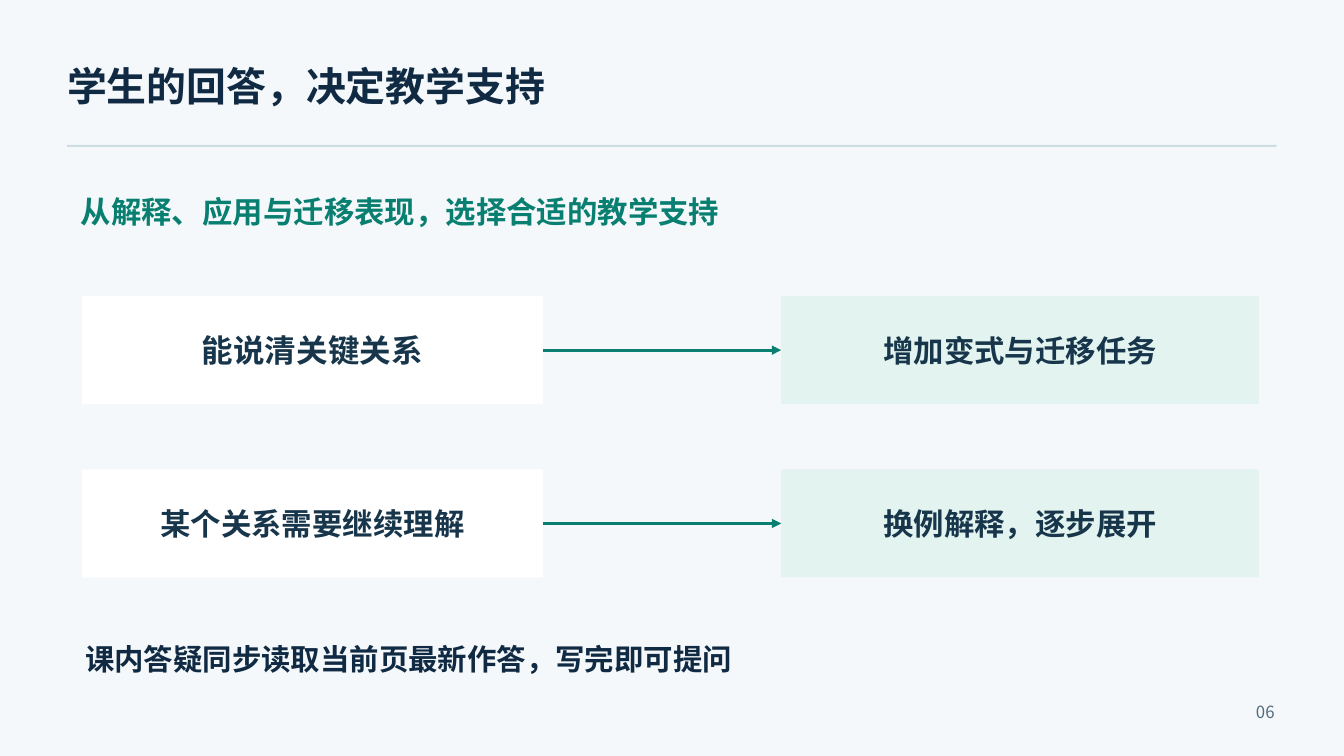
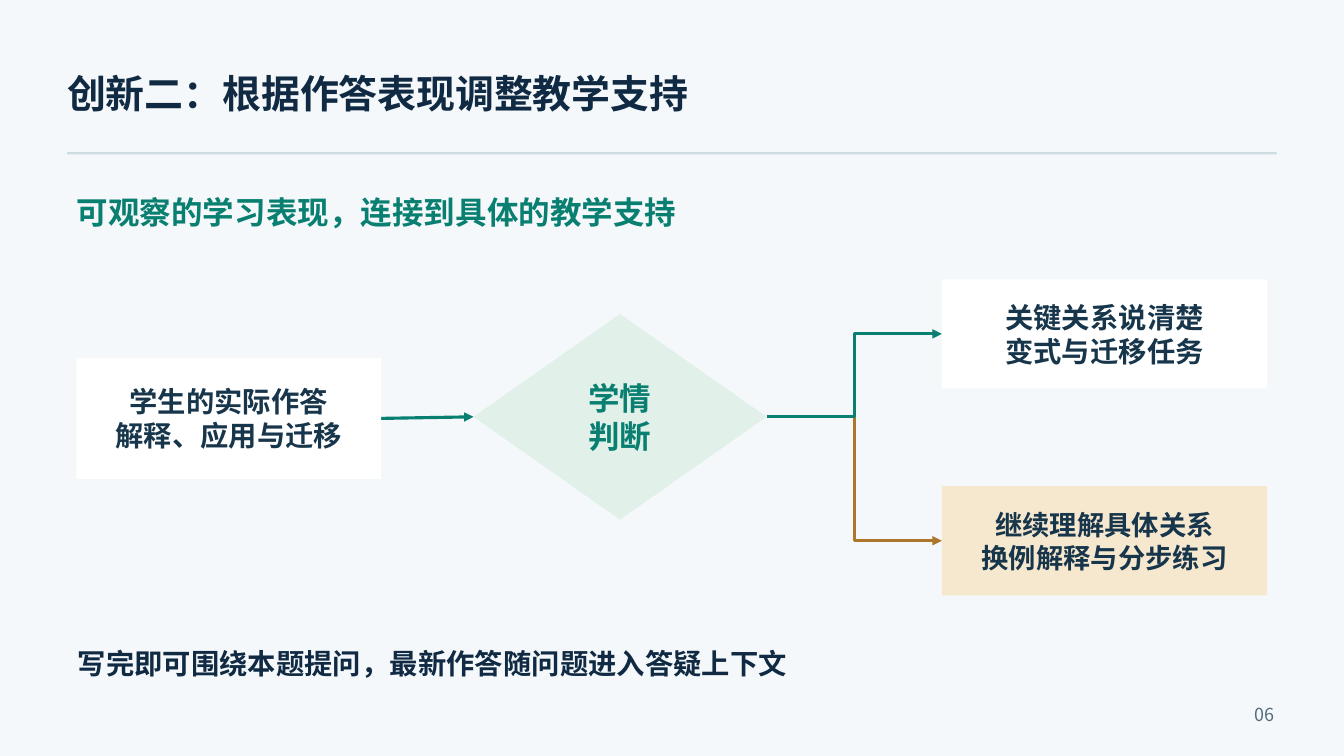
Before and after one commit to RoamerFly/teach-pro-skill, a slide deck: slide 6 of example/competition-materials/final-roadshow/学途智伴决赛路演_8分钟.pptx. Drawn at 1344x756 pixels with LibreOffice and Linux fonts; fonts in the diff are those of the drawing. Boxes give left, top, right and bottom in pixels: in the first picture for what was removed or moved away, otherwise in the second. Text is boxed around its words. In the diff, an @@ line names an element or a change of style, - is before the commit and + after.

```diff
--- a/example/competition-materials/final-roadshow/学途智伴决赛路演_8分钟.pptx
+++ b/example/competition-materials/final-roadshow/学途智伴决赛路演_8分钟.pptx
@@ text at bbox=[67, 74, 688, 112]: text changed; size 28.5 to 27.8 pt @@
-学生的回答，决定教学支持
+创新二：根据作答表现调整教学支持
@@ rectangle: place and size @@
-rectangle at bbox=[68, 145, 1277, 147]
+rectangle at bbox=[68, 152, 1277, 154]
@@ rectangle at bbox=[68, 152, 1277, 154]: fill #CDDDE4 to #CCDCE1 @@
@@ text at bbox=[77, 197, 677, 228]: text changed; size 21.8 to 22.5 pt @@
-从解释、应用与迁移表现，选择合适的教学支持
+可观察的学习表现，连接到具体的教学支持
@@ rectangle "关键关系说清楚": place and size @@
-rectangle "关键关系说清楚" at bbox=[781, 296, 1259, 404]
+rectangle "关键关系说清楚" at bbox=[942, 279, 1267, 388]
@@ rectangle "关键关系说清楚" at bbox=[942, 279, 1267, 388]: fill #E3F3EF to #FFFFFF @@
@@ diamond added at bbox=[474, 314, 767, 519], fill #E1F1EA, 22.5 pt, text #087F70, bold @@
+学情
+判断
@@ text in rectangle at bbox=[1005, 304, 1204, 365]: text changed; size 21.8 to 20.2 pt @@
-增加变式与迁移任务
+关键关系说清楚
+变式与迁移任务
@@ rectangle "学生的实际作答": place and size @@
-rectangle "学生的实际作答" at bbox=[82, 296, 542, 404]
+rectangle "学生的实际作答" at bbox=[77, 358, 381, 479]
@@ arrow removed from (543, 350) to (781, 350) @@
@@ elbow arrow added from (766, 417) to (942, 334), #087F70 2.25 pt @@
@@ text in rectangle at bbox=[115, 387, 342, 449]: text changed; size 22.5 to 20.2 pt @@
-能说清关键关系
+学生的实际作答
+解释、应用与迁移
@@ arrow added from (381, 418) to (474, 417), #087F70 2.25 pt @@
@@ elbow arrow added from (766, 417) to (942, 540), #AE762D 2.25 pt @@
@@ rectangle removed at bbox=[781, 470, 1259, 578] @@
-换例解释，逐步展开
@@ rectangle "继续理解具体关系": place and size @@
-rectangle "继续理解具体关系" at bbox=[82, 470, 542, 578]
+rectangle "继续理解具体关系" at bbox=[942, 486, 1267, 595]
@@ rectangle "继续理解具体关系" at bbox=[942, 486, 1267, 595]: fill #FFFFFF to #F6E8CF @@
@@ arrow removed from (543, 523) to (781, 523) @@
@@ text in rectangle at bbox=[981, 511, 1227, 571]: text changed; size 21.8 to 19.5 pt @@
-某个关系需要继续理解
+继续理解具体关系
+换例解释与分步练习
@@ text at bbox=[78, 649, 787, 678]: text changed; size 21 to 20.2 pt @@
-课内答疑同步读取当前页最新作答，写完即可提问
+写完即可围绕本题提问，最新作答随问题进入答疑上下文
@@ text "06" at bbox=[1255, 707, 1275, 721]: size 12 to 12.8 pt @@
```
Also in this commit, not shown: 9 other slides changed, 2 slides added, 2 slides removed, 14 other files.
